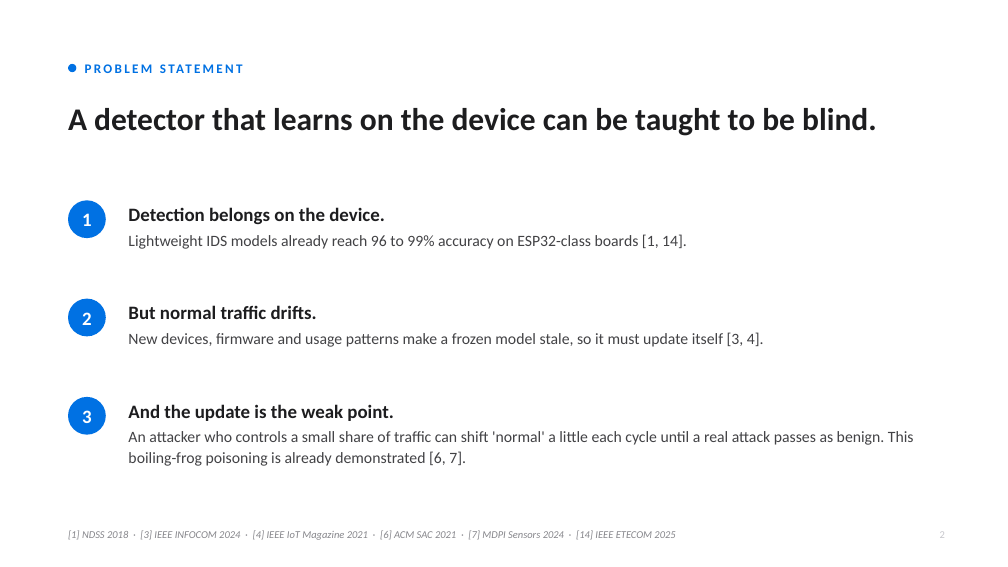
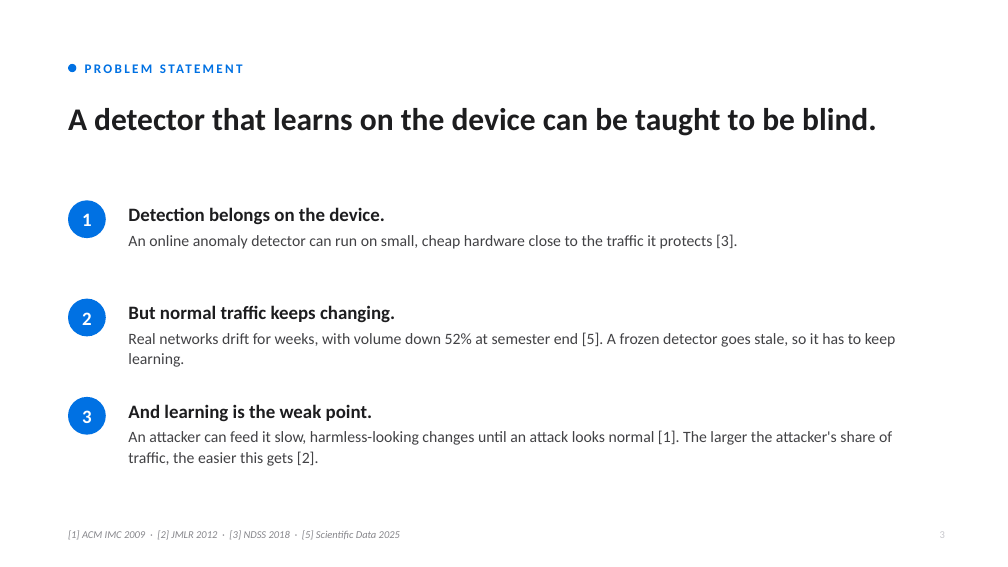
Before and after one commit to IOT-snu/brainstorming, a slide deck: slide 3 of CSD457_First_Presentation.pptx (slide 2 before the commit). Drawn at 1008x567 pixels with LibreOffice and Linux fonts; fonts in the diff are those of the drawing. Boxes give left, top, right and bottom in pixels: in the first picture for what was removed or moved away, otherwise in the second. Text is boxed around its words. In the diff, an @@ line names an element or a change of style, - is before the commit and + after.

```diff
--- a/CSD457_First_Presentation.pptx
+++ b/CSD457_First_Presentation.pptx
@@ text at box(128, 234, 738, 249): text changed @@
-Lightweight IDS models already reach 96 to 99% accuracy on ESP32-class boards [1, 14].
+An online anomaly detector can run on small, cheap hardware close to the traffic it protects [3].
@@ text at box(128, 305, 395, 323): text changed @@
-But normal traffic drifts.
+But normal traffic keeps changing.
@@ text at box(128, 332, 896, 367): text changed @@
-New devices, firmware and usage patterns make a frozen model stale, so it must update itself [3, 4].
+Real networks drift for weeks, with volume down 52% at semester end [5]. A frozen detector goes stale, so it has to keep learning.
@@ text at box(128, 404, 372, 421): text changed @@
-And the update is the weak point.
+And learning is the weak point.
@@ text at box(128, 430, 892, 466): text changed @@
-An attacker who controls a small share of traffic can shift 'normal' a little each cycle until a real attack passes as benign. This boiling-frog poisoning is already demonstrated [6, 7].
+An attacker can feed it slow, harmless-looking changes until an attack looks normal [1]. The larger the attacker's share of traffic, the easier this gets [2].
@@ text at box(68, 530, 400, 540): text changed @@
-[1] NDSS 2018 · [3] IEEE INFOCOM 2024 · [4] IEEE IoT Magazine 2021 · [6] ACM SAC 2021 · [7] MDPI Sensors 2024 · [14] IEEE ETECOM 2025
+[1] ACM IMC 2009 · [2] JMLR 2012 · [3] NDSS 2018 · [5] Scientific Data 2025
```
Also in this commit, not shown: 9 other slides changed, 1 slide added, 1 other file.
